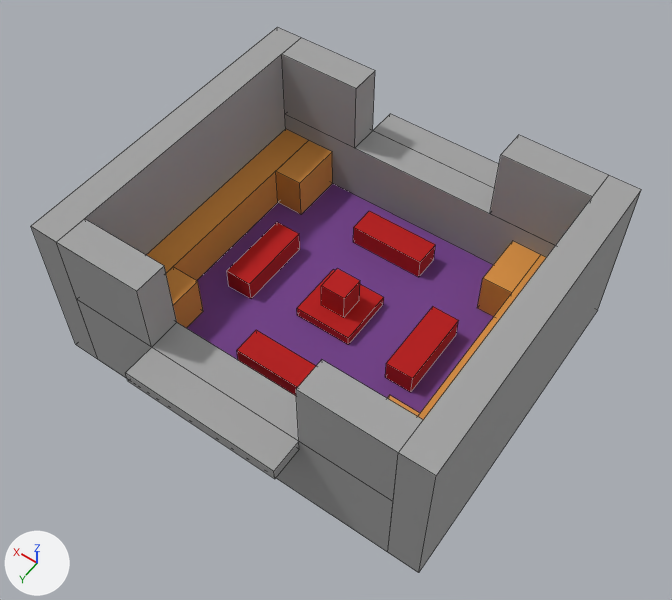
One commit to the FBX model Assets/Models/arene_new_vanilla.FBX: the scene before it, then after it.
Rendered twice from a 50 mm lens placed at (-81.6, 54.3, 182.1), pointed at (-13.0, -41.8, 31.1). Lighting does not change. The marker at lower left points along +X, +Y and +Z. Mesh edges are drawn as thin lines. Where no turn or scale is listed for an object, it has been applied to the vertices.
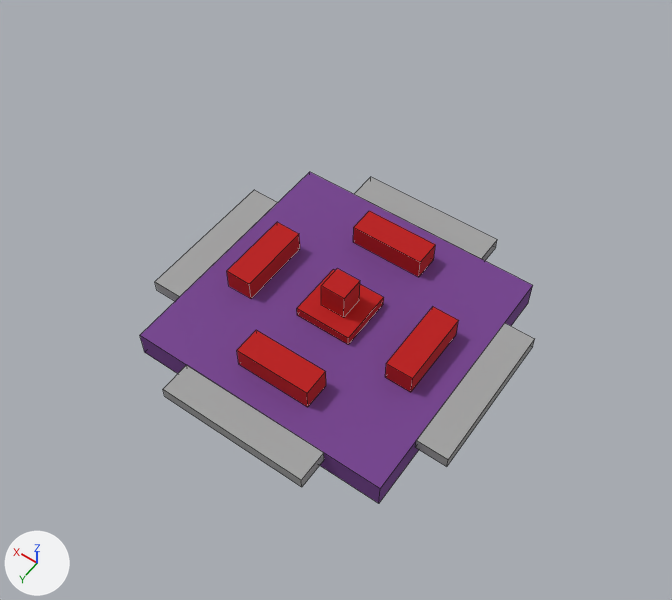
What differs and where, as boxes [x1, y1, x2, y2] in the pictures (672 x 600 px; the box of a moved part takes in the faces that stretch with it):
'Box213', reshaped, moved, turned
    before: [388, 175, 641, 573]
    after: [415, 323, 535, 466]
'Box183', deleted
    before: [31, 27, 301, 359]
'Box209', deleted
    before: [77, 300, 393, 552]
'Box202', deleted
    before: [285, 114, 555, 265]
'Box207', deleted
    before: [296, 360, 423, 501]
'Box190', moved
    before: [125, 347, 299, 479]
    after: [163, 365, 324, 487]
'Box208', deleted
    before: [57, 219, 177, 347]
'Box204', deleted
    before: [147, 129, 309, 281]
'Box200', deleted
    before: [490, 135, 609, 246]
'Box201', deleted
    before: [282, 38, 375, 148]
'Box194', mesh turned, moved
    before: [373, 114, 499, 188]
    after: [354, 177, 497, 261]
'Box214', added
    after: [155, 190, 278, 301]
'Box206', deleted
    before: [276, 141, 332, 214]
'Box212', deleted (orange)
    before: [477, 241, 541, 317]
'Box210', deleted
    before: [166, 267, 203, 328]
'Box184', deleted (orange)
    before: [418, 255, 546, 420]
'Box211', deleted
    before: [387, 395, 420, 416]
part 1 of me_mesh_010, moved or reshaped
    before: [373, 114, 499, 188]
    after: [155, 190, 278, 301]

The change, as a diff of the scene's bpy script:
```diff
--- a/Assets/Models/arene_new_vanilla.FBX.py
+++ b/Assets/Models/arene_new_vanilla.FBX.py
@@ me_mesh_010 @@
 me_mesh_010.from_pydata(...)  # 8 vertices, 6 faces; spans x -1284.0..1284.0, y -250.0..250.0, z 191.0..287.0
 # used by ob_box194; location = (-11.2, -87.1, 28.1); scale = (0.0137, 0.0145, 0.03)
+# me_mesh_010 part 1: the whole mesh is turned 90 degrees about the z axis through its middle and scaled by 0.0137, then moved by (0.0, 0.0, -232.0)
 me_mesh_010.materials.append(mat_07___default)
@@ ob_box206 @@
-ob_box206 = bpy.data.objects.new('Box206', me_mesh_015)
-ob_box206.location = (16.1, -69.9, 27.1)
@@ ob_box210 @@
-ob_box210 = bpy.data.objects.new('Box210', me_mesh_019)
-ob_box210.location = (16.1, -22.1, 27.1)
@@ ob_box204 @@
-ob_box204 = bpy.data.objects.new('Box204', me_mesh_014)
-ob_box204.location = (22.9, -46.0, 23.9)
@@ ob_box202 @@
-ob_box202 = bpy.data.objects.new('Box202', me_mesh_013)
-ob_box202.location = (-11.2, -79.8, 26.2)
@@ ob_box209 @@
-ob_box209 = bpy.data.objects.new('Box209', me_mesh_018)
-ob_box209.location = (-11.2, -12.2, 26.2)
@@ ob_box184 @@
-ob_box184 = bpy.data.objects.new('Box184', me_mesh_008)
-ob_box184.location = (-45.2, -46.0, 23.9)
@@ ob_box212 @@
-ob_box212 = bpy.data.objects.new('Box212', me_mesh_021)
-ob_box212.location = (-38.4, -69.9, 27.1)
@@ ob_box183 @@
-ob_box183 = bpy.data.objects.new('Box183', me_mesh_007)
-ob_box183.location = (29.7, -46.0, 37.0)
@@ ob_box190 @@
 ob_box190 = bpy.data.objects.new('Box190', me_mesh_009)
-ob_box190.location = (-11.2, -4.9, 28.1)
+ob_box190.location = (-11.2, -12.2, 13.4)
 ob_box190.scale = (0.0137, 0.0145, 0.03)
@@ ob_box211 @@
-ob_box211 = bpy.data.objects.new('Box211', me_mesh_020)
-ob_box211.location = (-38.4, -22.1, 27.1)
@@ ob_box194 @@
 ob_box194 = bpy.data.objects.new('Box194', me_mesh_010)
-ob_box194.location = (-11.2, -87.1, 28.1)
+ob_box194.location = (-11.2, -79.8, 13.4)
 ob_box194.scale = (0.0137, 0.0145, 0.03)
@@ ob_box213 @@
-ob_box213 = bpy.data.objects.new('Box213', me_mesh_022)
-ob_box213.location = (-52.0, -46.0, 37.0)
+ob_box213 = bpy.data.objects.new('Box213', me_mesh_009)
+ob_box213.location = (-45.4, -46.0, 13.4)
+ob_box213.rotation_euler = (0.0, 0.0, 1.571)  # degrees (0, 0, 90)
 ob_box213.scale = (0.0137, 0.0145, 0.03)
@@ ob_box208 @@
-ob_box208 = bpy.data.objects.new('Box208', me_mesh_017)
-ob_box208.location = (16.3, -12.2, 40.9)
@@ ob_box200 @@
-ob_box200 = bpy.data.objects.new('Box200', me_mesh_011)
-ob_box200.location = (-38.6, -79.8, 40.9)
@@ ob_box207 @@
-ob_box207 = bpy.data.objects.new('Box207', me_mesh_016)
-ob_box207.location = (-38.6, -12.2, 40.9)
@@ ob_box201 @@
-ob_box201 = bpy.data.objects.new('Box201', me_mesh_012)
-ob_box201.location = (16.3, -79.8, 40.9)
@@ ob_box214 @@
+ob_box214 = bpy.data.objects.new('Box214', me_mesh_010)
+ob_box214.location = (23.1, -46.0, 13.4)
```
